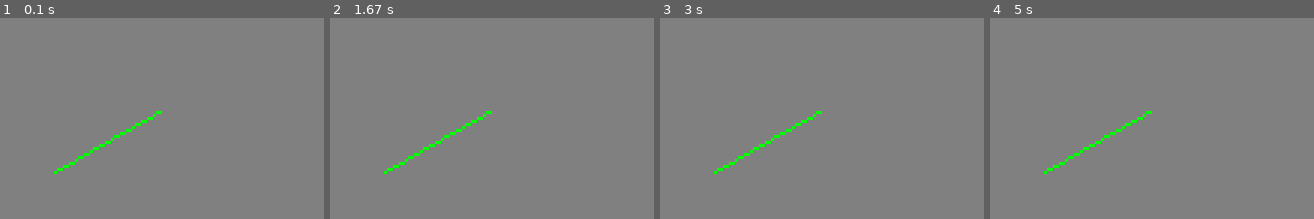
Above: before the commit, frames 1-4 (left to right).
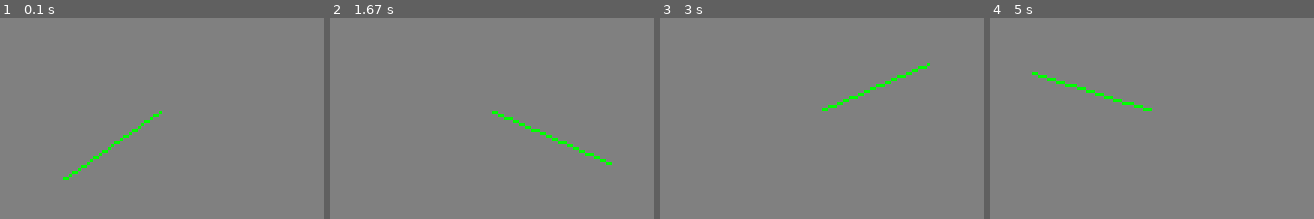
Above: after the commit, the same moments.

Repository: cbeighley/piksi_visualizer
Game: pygame game, started from pygame_example.py
The game is run twice, just before and just after one commit, with the same random seed, the same clock (stepped at 60 frames per second) and the same inputs.
Inputs:
- Up to frame 1 (0.1 s): no input
- Up to frame 2 (1.67 s): no input
- Up to frame 3 (3 s): no input
- Up to frame 4 (5 s): no input

The runs differ from the first frame. In frame 1, 0.8% of the frame differs, in the area x 16-50%, y 46-81%; in frame 2, 1.1%, in the area x 16-88%, y 46-78%; in frame 3, 1.0%; in frame 4, 1.1%.

Commit message:
Add function to normalize vector and draw line. Cleaner exiting of program.

Diff:
--- a/pygame_example.py
+++ b/pygame_example.py
@@ -12,6 +12,7 @@
 
 from OpenGL.GL import *
 from OpenGL.GLU import *
+import numpy as np
 
 def gl_init( screen_size ):
    """
@@ -32,28 +33,56 @@
    glMatrixMode( GL_MODELVIEW )
    glLoadIdentity()
 
+def update_line(n,e,d):
+  # Set color.
+  glColor3f(0,1,0)
+
+  mag = np.sqrt(n**2.0 + e**2.0 + d**2.0)
+
+  glBegin(GL_LINES)
+  glVertex3f(0,0,0)
+  glVertex3f(n/mag,e/mag,-d/mag)
+  glEnd()
+
 def main():
-   pygame.init()
-   gl_init( [ 640, 480 ] )
+  pygame.init()
+  gl_init( [ 640, 480 ] )
 
-   while 1:
+  i = 0
 
-      glClearColor( 0.5, 0.5, 0.5, 1 )
-      glClear( GL_COLOR_BUFFER_BIT | GL_DEPTH_BUFFER_BIT )
-      glLoadIdentity()
+  while 1:
 
-      # Position camera to look at the world origin.
-      gluLookAt( 5, 5, 5, 0, 0, 0, 0, 0, 1 )
+    glClearColor( 0.5, 0.5, 0.5, 1 )
+    glClear( GL_COLOR_BUFFER_BIT | GL_DEPTH_BUFFER_BIT )
+    glLoadIdentity()
 
-      # Draw x-axis line.
-      glColor3f( 0, 1, 0 )
+    # Position camera to look at the world origin.
+    gluLookAt( 5, 5, 5, 0, 0, 0, 0, 0, 1)
 
-      glBegin( GL_LINES )
-      glVertex3f( 0, 0, 0 )
-      glVertex3f( 1, 0, 0 )
-      glEnd()
+    # Update vector
+    i = (i+0.1)%(2*np.pi)
+    n = np.cos(i)
+    e = np.sin(i)
 
-      pygame.display.flip()
+    # Draw baseline
+    update_line(n,e,0)
+
+    pygame.display.flip()
+    time.sleep(0.1)
+    # while True:
+    eventlist = pygame.event.get()
+    try:
+      event = eventlist.pop(0)
+      while event:
+        if event.type == pygame.QUIT:
+          pygame.display.quit()   #break
+          return
+        event = eventlist.pop(0)
+    except IndexError:
+      pass
+
+  #while 1:
+  #  time.sleep(1)
 
 if __name__ == '__main__':
    main()
